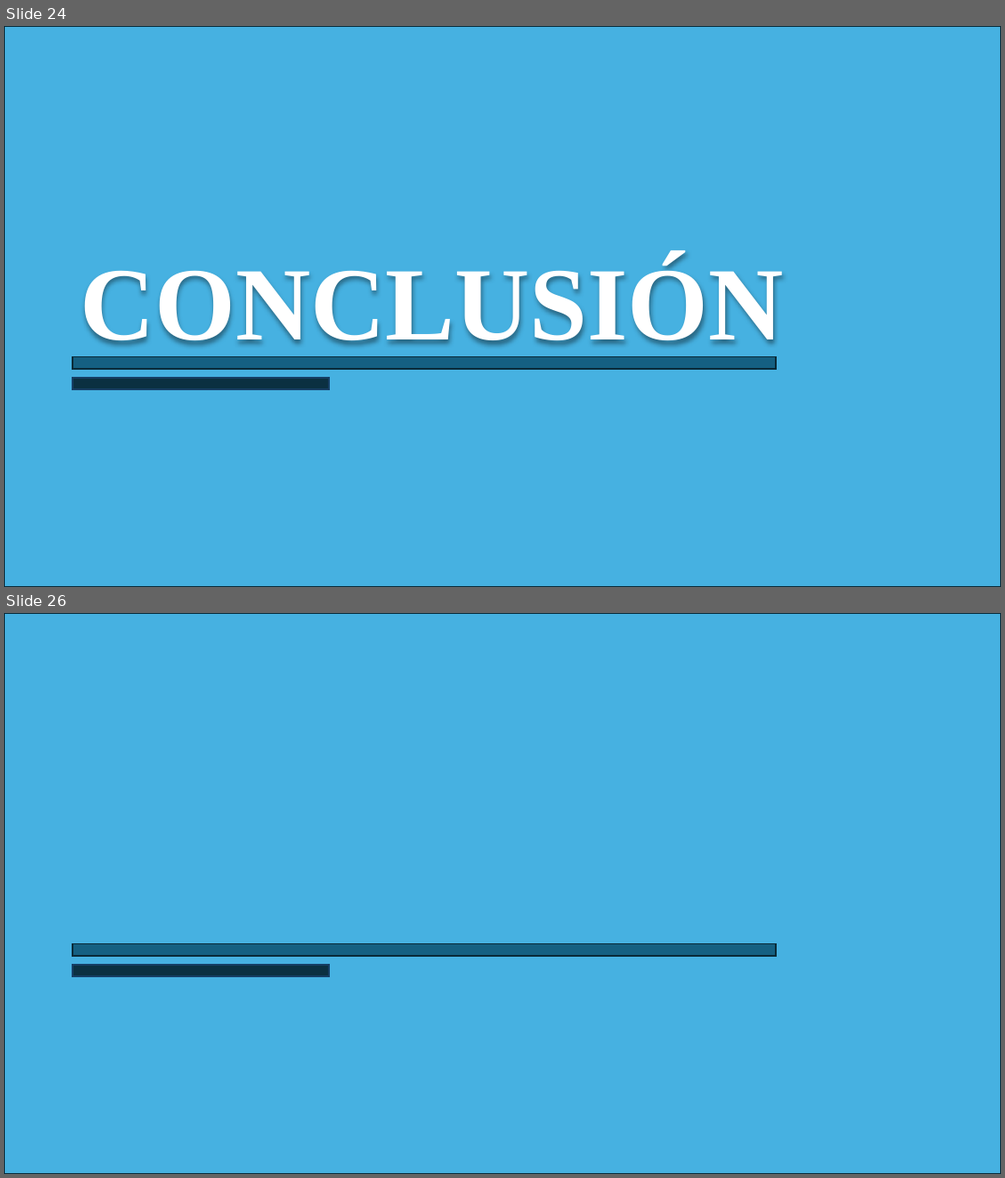
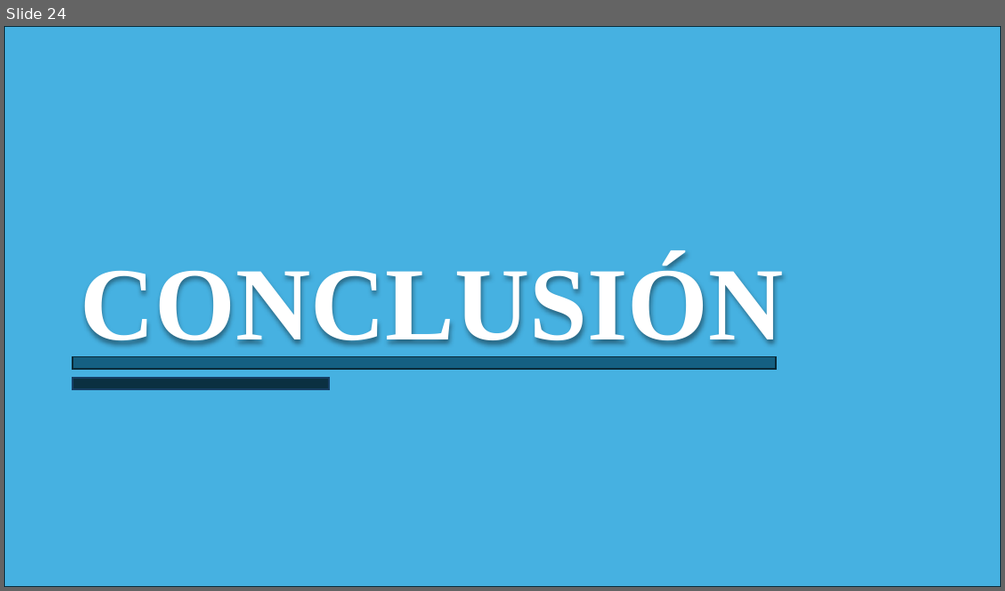
Before and after one commit to Rafael-JP/Trabajo-Final, a slide deck: SSN_Trabajo_Final_1638106.pptx. Shown one above the other, each under a label of ours: slides 24 and 26 before the commit, slide 24 after it; the slides between them are not shown. The pictures are 1005x1178 and 1005x591 pixels, drawn with LibreOffice and Linux fonts; fonts in the diff are those of the drawing. Boxes give left, top, right and bottom in pixels: in the first picture for what was removed or moved away, otherwise in the second. Text is boxed around its words. In the diff, an @@ line names an element or a change of style, - is before the commit and + after.

```diff
--- a/SSN_Trabajo_Final_1638106.pptx
+++ b/SSN_Trabajo_Final_1638106.pptx
@@ slide 26 removed at box(4, 613, 1001, 1174), background #FFFFFF @@
@@ rectangle removed at box(4, 613, 1001, 1174) @@
@@ rectangle removed at box(73, 943, 777, 956) @@
@@ rectangle removed at box(73, 965, 329, 976) @@
```
Also in this commit, not shown: 1 slide added, 1 other file.
